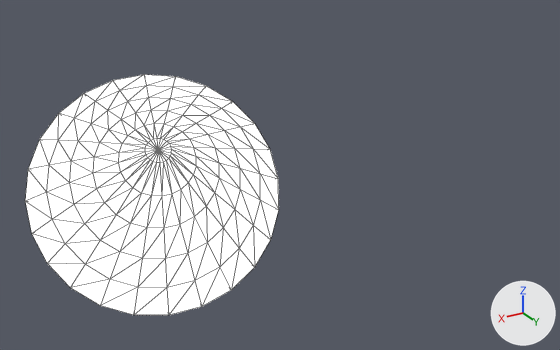
Renders of the OBJ model NorfolkVizApp/depends/models/F10.obj from each side of a commit.
One viewpoint serves both versions: a camera (50 mm lens) standing at (178.0, 503.0, -120.0) and looking at (17.0, 235.0, -254.0). Lighting does not change. The marker at lower right points along +X, +Y and +Z. Mesh edges are drawn as thin lines. Where no turn or scale is listed for an object, it has been applied to the vertices.

Objects in the first picture: 'F10'.
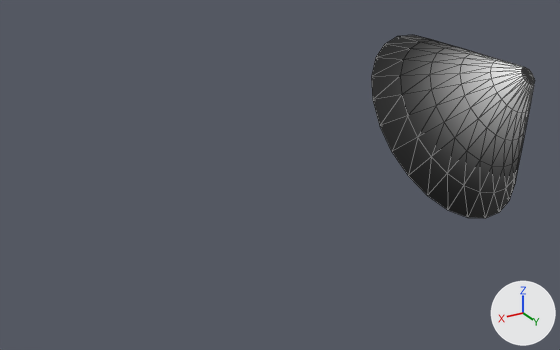
Edits to the bpy script that builds the scene:
```text
Change mat_17___default:
    remove mat_17___default.emission_strength = 1.0
Change me_f10:
    where me_f10.from_pydata(...)  # 146 vertices, 288 faces; spans x 28.2..123.9, y 204.7..276.6, z -283.7..-207.7
    used by ob_f10; location = (0.0, 0.0, 0.0)
    me_f10 part 1: the whole mesh is mirrored in x about the mesh origin
```

Pixel boxes [x1, y1, x2, y2] of what changed, in the pictures (560 x 350 px):
'F10', surface changed, mesh mirrored: before [25, 74, 279, 315]; after [371, 35, 535, 218]
